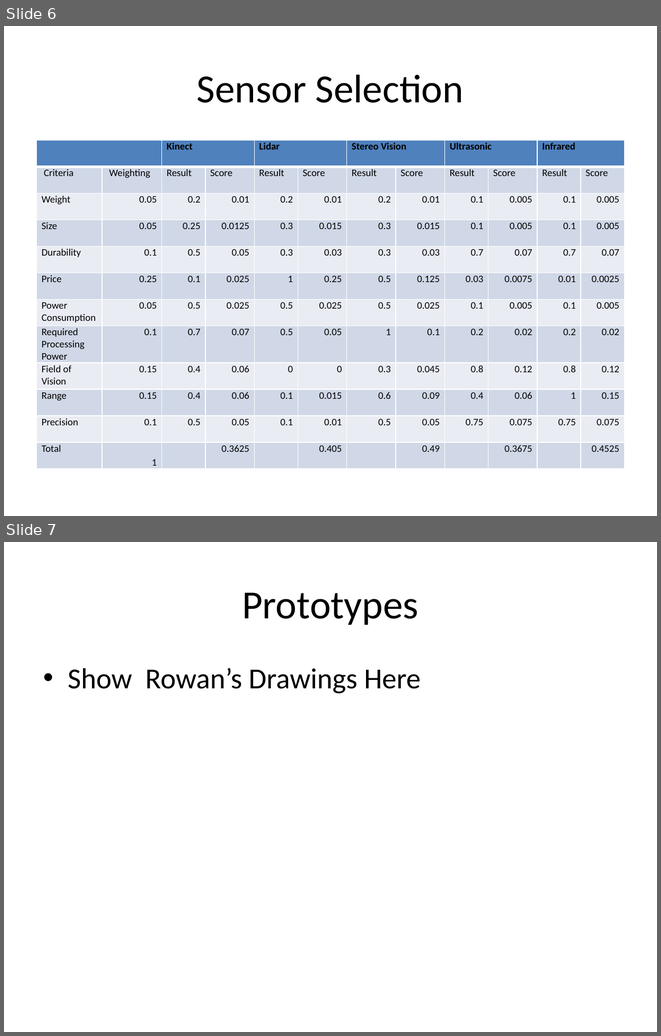
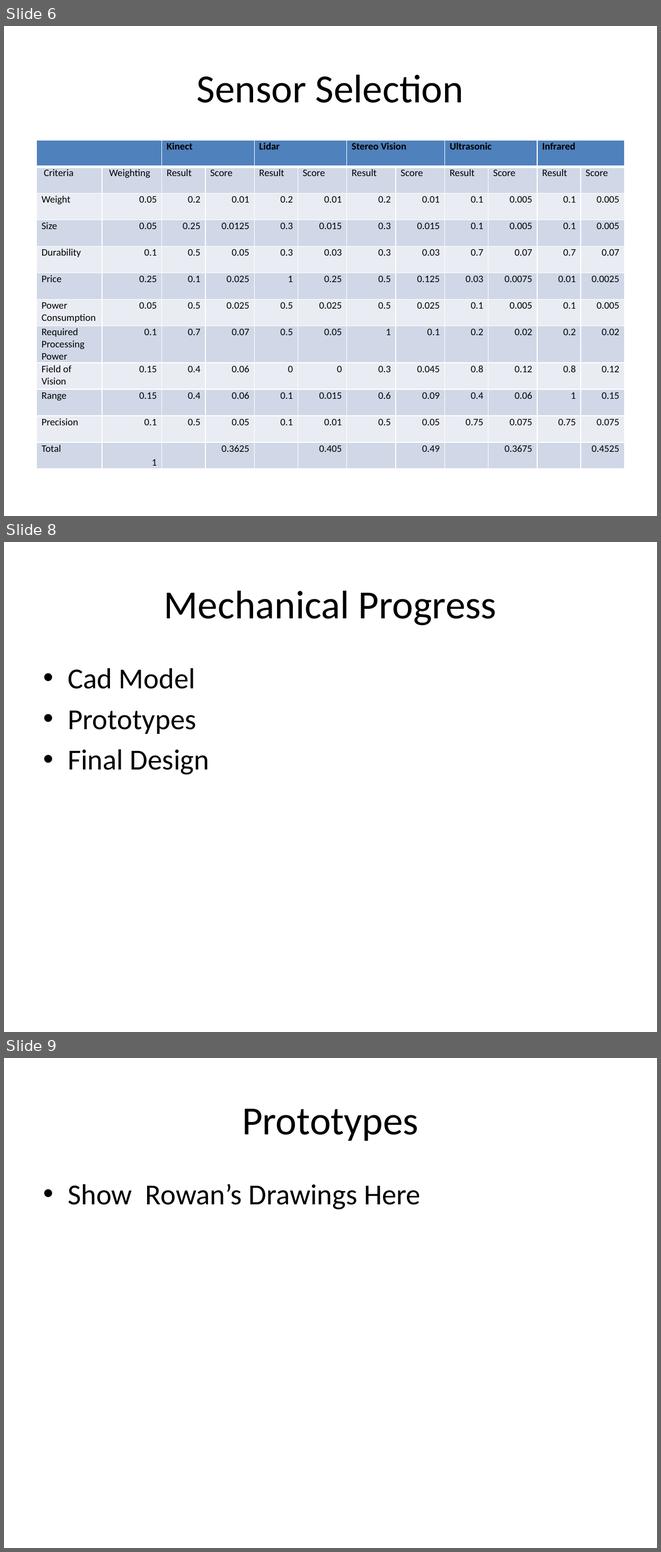
Before and after one commit to ipeet/mte481, a slide deck: doc/fdp/MTE 481 FDP.pptx. Shown one above the other, each under a label of ours: slides 6 and 7 before the commit, slides 6, 8 and 9 after it; the slides between them are not shown. The pictures are 661x1036 and 661x1552 pixels, drawn with LibreOffice and Linux fonts; fonts in the diff are those of the drawing. Boxes give left, top, right and bottom in pixels: in the first picture for what was removed or moved away, otherwise in the second. Text is boxed around its words. In the diff, an @@ line names an element or a change of style, - is before the commit and + after.

```diff
--- a/doc/fdp/MTE 481 FDP.pptx
+++ b/doc/fdp/MTE 481 FDP.pptx
@@ slide 8 added at <box>4,542,657,1032</box>, background #FFFFFF @@
@@ title added at <box>164,590,496,625</box>, 44 pt, text #000000 @@
+Mechanical Progress
@@ text added at <box>68,668,209,775</box>, 32 pt, text #000000 @@
+• Cad Model
+• Prototypes
+• Final Design
@@ what was slide 7 is now slide 9 @@
```
Also in this commit, not shown: 1 slide changed, 8 other slides added, 1 slide removed.
